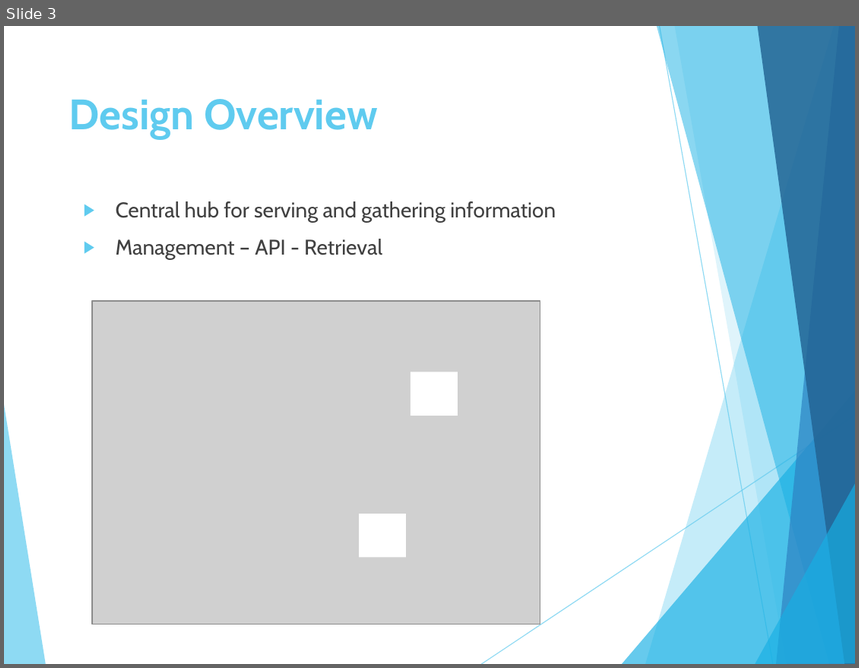
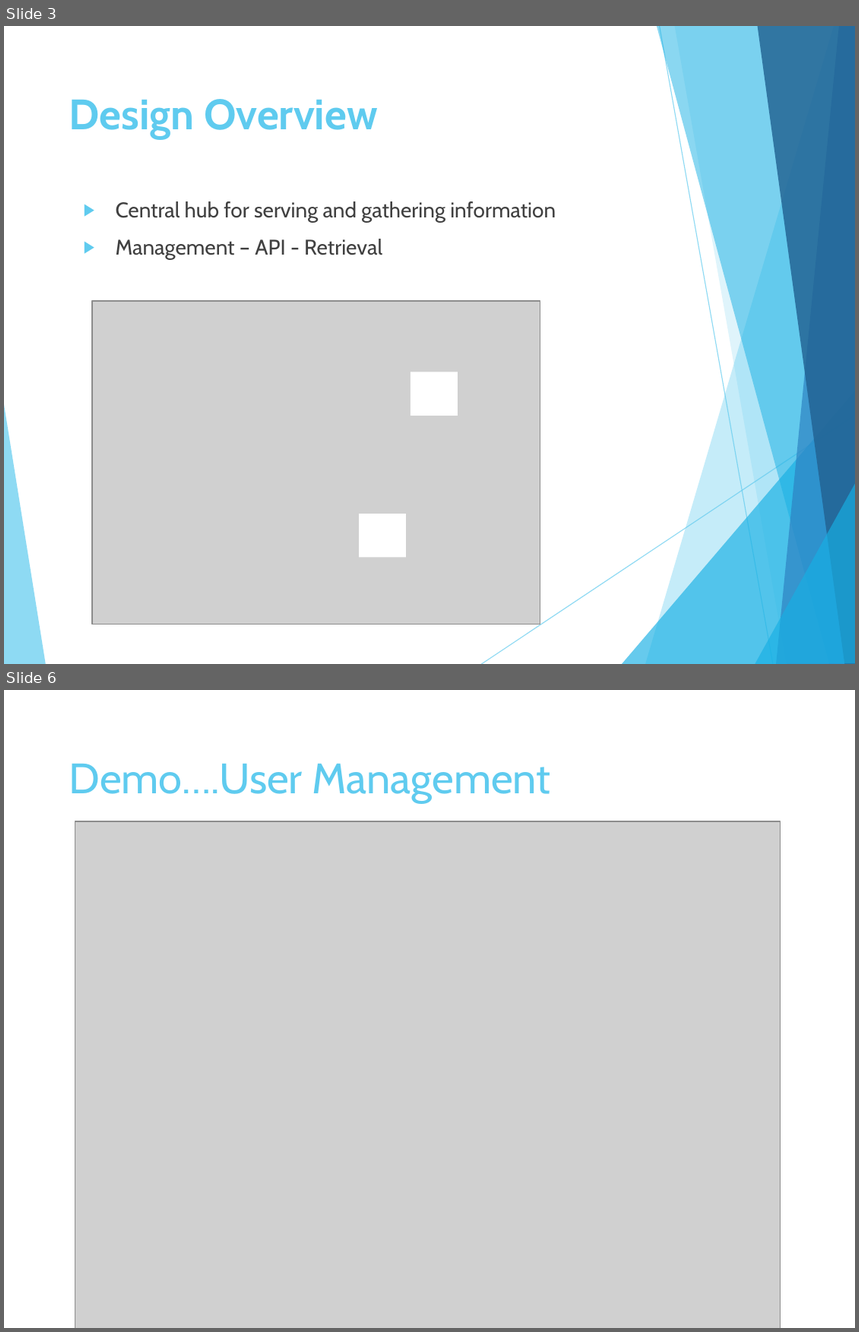
Before and after one commit to andburn-archive/maps-ent, a slide deck: documentation/Mapsago.pptx. Shown one above the other, each under a label of ours: slide 3 before the commit, slides 3 and 6 after it; the slides between them are not shown. The pictures are 859x668 and 859x1332 pixels, drawn with LibreOffice and Linux fonts; fonts in the diff are those of the drawing; grey boxes stand for pictures. Boxes give left, top, right and bottom in pixels: in the first picture for what was removed or moved away, otherwise in the second. Text is boxed around its words. In the diff, an @@ line names an element or a change of style, - is before the commit and + after.

```diff
--- a/documentation/Mapsago.pptx
+++ b/documentation/Mapsago.pptx
@@ slide 6 added at (4, 690, 855, 1328), background #FFFFFF @@
@@ title added at (69, 764, 551, 802), 36 pt, text #5FCBEF @@
+Demo….User Management
@@ picture added at (75, 821, 780, 1328) @@
```
Also in this commit, not shown: 4 slides changed, 3 other slides added, 11 other files.
